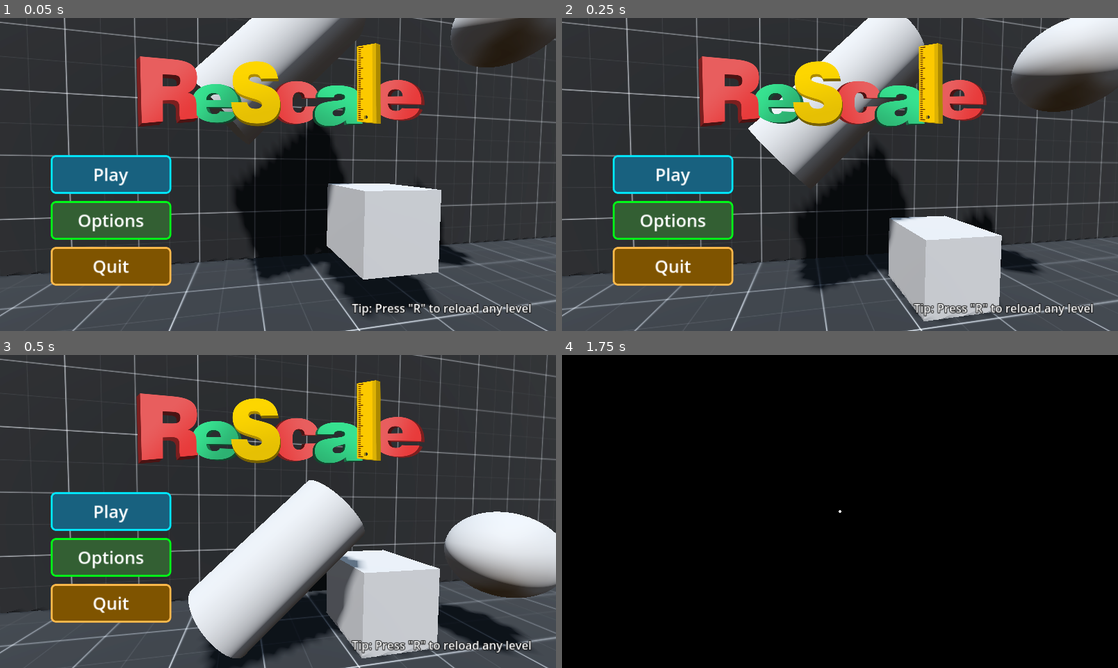
Above: before the commit, frames 1-4 (two rows, left to right).
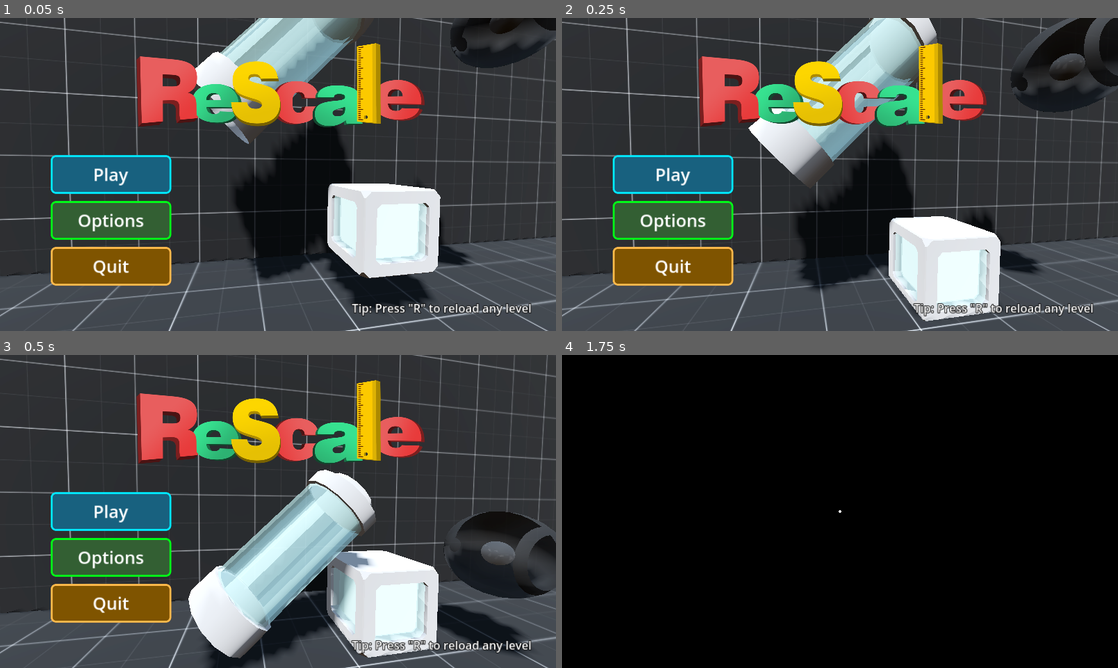
Above: after the commit, the same moments.

Repository: Radian6405/Rescale
Game: Godot game, scene res://scenes/menus/main_menu.tscn
The game is run twice, just before and just after one commit, with the same random seed, the same clock (stepped at 60 frames per second) and the same inputs. This scene is started directly instead of the project's main scene.
Inputs (mouse positions are in pixels of both pictures, inside the frame that each line leads up to):
- Up to frame 1 (0.05 s): no input
- Up to frame 2 (0.25 s): no input
- Up to frame 3 (0.5 s): no input
- Up to frame 4 (1.75 s): click "Play" at 0.5 s; click (728, 527) at 1.25 s

The runs differ from the first frame. In frame 1, 9.5% of the frame differs, in the area x 35-100%, y 0-96%; in frame 2, 11%; in frame 3, 15%, in the area x 33-100%, y 36-97%; in frame 4, nothing differs.

Commit message:
feat: imported and applied models for different pickups

Diff:
--- a/scenes/menus/main_menu.tscn
+++ b/scenes/menus/main_menu.tscn
@@ -559,5 +559,8 @@
 [connection signal="pressed" from="LevelControl/VBoxContainer/BoxContainer/BackButton" to="." method="_on_back_button_pressed"]
 
 [editable path="Pickups/cube_pickup"]
+[editable path="Pickups/cube_pickup/ScaleController/cube"]
 [editable path="Pickups/cylinder_pickup"]
+[editable path="Pickups/cylinder_pickup/ScaleController/cylinder"]
 [editable path="Pickups/sphere_pickup"]
+[editable path="Pickups/sphere_pickup/ScaleController/sphere"]
--- a/scenes/pickups/cube_pickup.tscn
+++ b/scenes/pickups/cube_pickup.tscn
@@ -1,8 +1,7 @@
 [gd_scene load_steps=5 format=3 uid="uid://b2sllf85saywo"]
 
 [ext_resource type="PackedScene" uid="uid://cxvgbq6ybos6v" path="res://scenes/pickups/pickup.tscn" id="1_xopmh"]
-
-[sub_resource type="BoxMesh" id="BoxMesh_rit65"]
+[ext_resource type="PackedScene" uid="uid://c3v4qdsdpt3ri" path="res://assets/models/cube.gltf" id="2_fds44"]
 
 [sub_resource type="BoxShape3D" id="BoxShape3D_g72f5"]
 
@@ -14,12 +13,15 @@
 [node name="MassLabel" parent="MassLabelController" index="0"]
 transform = Transform3D(1, 0, 0, 0, 1, 0, 0, 0, 1, 0, 0.7, 0)
 
-[node name="MeshInstance3D" type="MeshInstance3D" parent="ScaleController" index="0"]
-mesh = SubResource("BoxMesh_rit65")
-skeleton = NodePath("../..")
+[node name="cube" parent="ScaleController" index="0" instance=ExtResource("2_fds44")]
+
+[node name="CrateDefaultCube_SceneDetails_0" parent="ScaleController/cube" index="0"]
+transform = Transform3D(0.345, 0, 0, 0, -1.50804e-08, 0.345, 0, -0.345, -1.50804e-08, 0, -0.5, 0)
 
 [node name="Collidor" parent="." index="2"]
 shape = SubResource("BoxShape3D_g72f5")
 
 [node name="PickupCollidor" parent="pickuphelper" index="0"]
 shape = SubResource("BoxShape3D_bnt2l")
+
+[editable path="ScaleController/cube"]
--- a/scenes/pickups/cylinder_pickup.tscn
+++ b/scenes/pickups/cylinder_pickup.tscn
@@ -1,8 +1,7 @@
 [gd_scene load_steps=5 format=3 uid="uid://m4osbyi6q6ct"]
 
 [ext_resource type="PackedScene" uid="uid://cxvgbq6ybos6v" path="res://scenes/pickups/pickup.tscn" id="1_8d2lp"]
-
-[sub_resource type="CylinderMesh" id="CylinderMesh_hxt81"]
+[ext_resource type="PackedScene" uid="uid://b0xdwjephdsnx" path="res://assets/models/cylinder.gltf" id="2_7jbns"]
 
 [sub_resource type="CylinderShape3D" id="CylinderShape3D_dn8ot"]
 
@@ -15,12 +14,15 @@
 [node name="MassLabel" parent="MassLabelController" index="0"]
 transform = Transform3D(1, 0, 0, 0, 1, 0, 0, 0, 1, 0, 1.2, 0)
 
-[node name="MeshInstance3D" type="MeshInstance3D" parent="ScaleController" index="0"]
-mesh = SubResource("CylinderMesh_hxt81")
-skeleton = NodePath("../..")
+[node name="cylinder" parent="ScaleController" index="0" instance=ExtResource("2_7jbns")]
+
+[node name="Cylinder_003_Glass_0" parent="ScaleController/cylinder" index="0"]
+transform = Transform3D(0.5, 0, 0, 0, -2.18557e-08, 0.5, 0, -0.5, -2.18557e-08, 0, -1, 0)
 
 [node name="Collidor" parent="." index="2"]
 shape = SubResource("CylinderShape3D_dn8ot")
 
 [node name="PickupCollidor" parent="pickuphelper" index="0"]
 shape = SubResource("CylinderShape3D_je7u5")
+
+[editable path="ScaleController/cylinder"]
--- a/scenes/pickups/sphere_pickup.tscn
+++ b/scenes/pickups/sphere_pickup.tscn
@@ -1,8 +1,7 @@
 [gd_scene load_steps=5 format=3 uid="uid://b7w7om0kedcoi"]
 
 [ext_resource type="PackedScene" uid="uid://cxvgbq6ybos6v" path="res://scenes/pickups/pickup.tscn" id="1_mel4g"]
-
-[sub_resource type="SphereMesh" id="SphereMesh_t3n0h"]
+[ext_resource type="PackedScene" uid="uid://bpiildwd70ekx" path="res://assets/models/sphere.gltf" id="2_rrh7t"]
 
 [sub_resource type="SphereShape3D" id="SphereShape3D_utpu6"]
 
@@ -15,12 +14,15 @@
 [node name="MassLabel" parent="MassLabelController" index="0"]
 transform = Transform3D(1, 0, 0, 0, 1, 0, 0, 0, 1, 0, 0.7, 0)
 
-[node name="MeshInstance3D" type="MeshInstance3D" parent="ScaleController" index="0"]
-mesh = SubResource("SphereMesh_t3n0h")
-skeleton = NodePath("../..")
+[node name="sphere" parent="ScaleController" index="0" instance=ExtResource("2_rrh7t")]
+
+[node name="ReactorCoreShell_ReactorCoreShell_0" parent="ScaleController/sphere" index="0"]
+transform = Transform3D(0.065, 0, 0, 0, 0.065, 0, 0, 0, 0.065, 0, 0, 0)
 
 [node name="Collidor" parent="." index="2"]
 shape = SubResource("SphereShape3D_utpu6")
 
 [node name="PickupCollidor" parent="pickuphelper" index="0"]
 shape = SubResource("SphereShape3D_lveoa")
+
+[editable path="ScaleController/sphere"]
Binary file added: assets/models/cube.bin
Not shown, added: assets/models/cube.gltf
Not shown, added: assets/models/cube.gltf.import
Binary file added: assets/models/cylinder.bin
Not shown, added: assets/models/cylinder.gltf
Not shown, added: assets/models/cylinder.gltf.import
Binary file added: assets/models/sphere.bin
Not shown, added: assets/models/sphere.gltf
Not shown, added: assets/models/sphere.gltf.import
